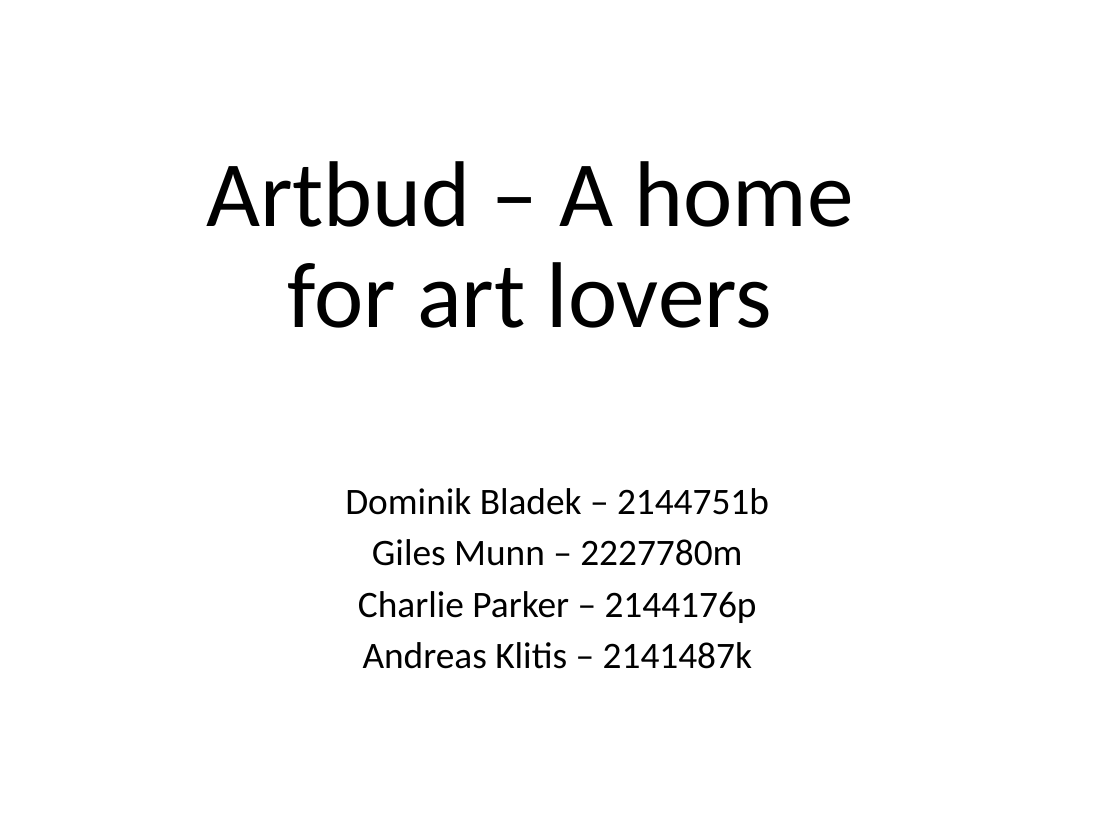
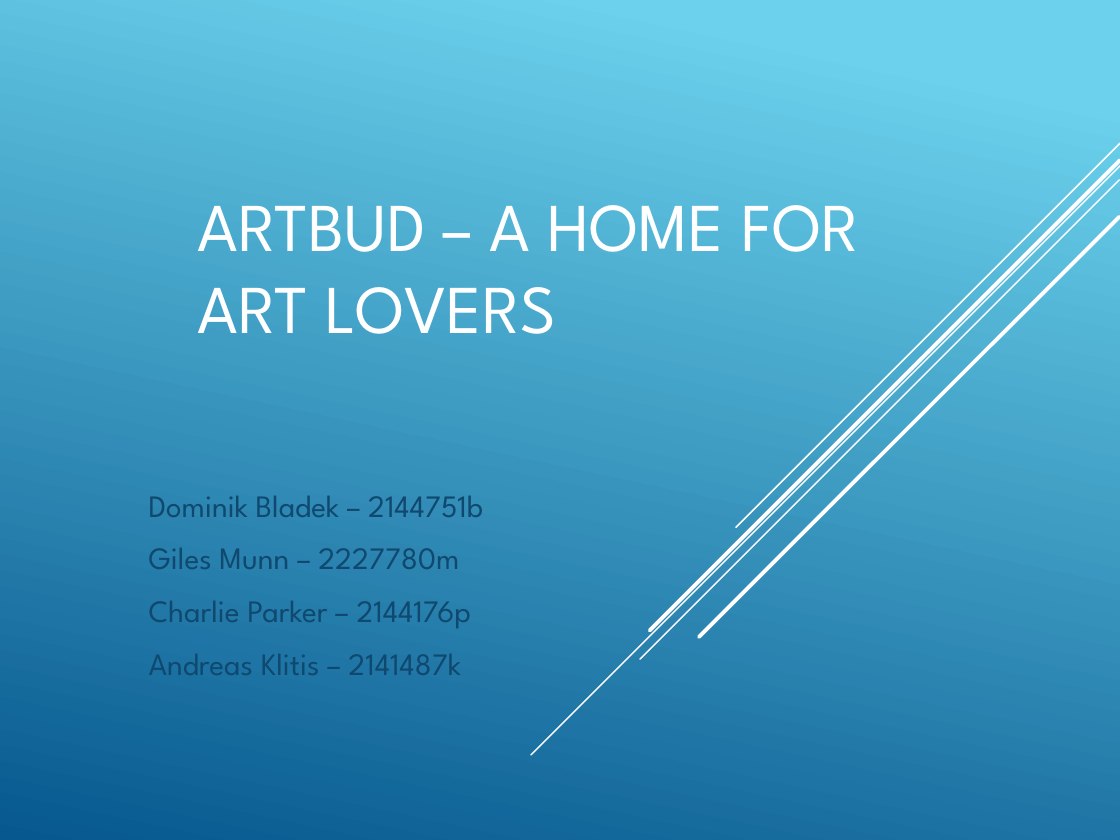
Before and after one commit to GilesMunn/artbud, a slide deck: slide 2 of presentation_material/powerpoint.pptx. Drawn at 1120x840 pixels with LibreOffice and Linux fonts; fonts in the diff are those of the drawing. Boxes give left, top, right and bottom in pixels: in the first picture for what was removed or moved away, otherwise in the second. Text is boxed around its words. In the diff, an @@ line names an element or a change of style, - is before the commit and + after.

Commit message:
Changes to presentation:

```diff
--- a/presentation_material/powerpoint.pptx
+++ b/presentation_material/powerpoint.pptx
@@ background #FFFFFF to gradient #6ED2EB to #06588E @@
@@ title at <box>198,205,859,334</box>: text changed; size 60 to 44 pt; font Calibri to League Spartan; text colour #000000 to #FFFFFF @@
-Artbud – A home for art lovers
+ARTBUD – A HOME FOR ART LOVERS
@@ group added at <box>531,143,1120,755</box>: 5 lines @@
@@ subtitle "Dominik Bladek – 2144751b" at <box>149,496,483,675</box>: size 24 to 20 pt, font Calibri to League Spartan, text colour #000000 to #0F496F; alignment centre to left; line spacing 0.8 to 1 @@
```
Also in this commit, not shown: 2 other slides changed, 4 slides added, 4 slides removed.
